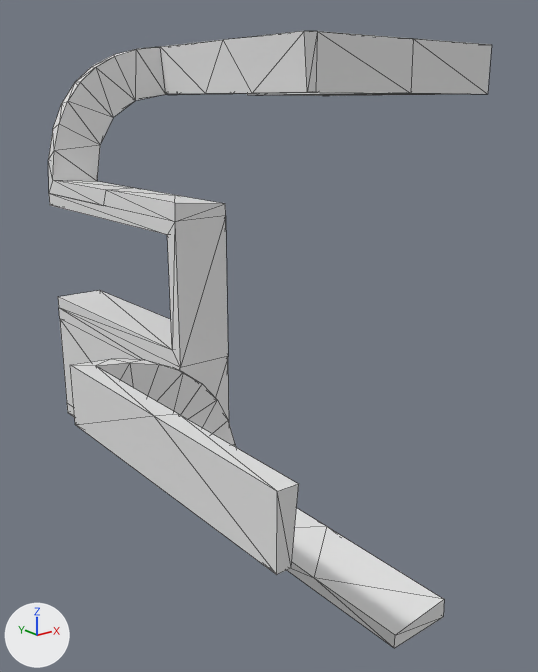
Renders of the OBJ model data/bmc/SET_4W2C/t_226.obj from each side of a commit.
Camera for both pictures: a camera (50 mm lens) standing at (-0.932, -1.032, 0.182) and looking at (-0.091, 0.019, -0.238). The lights are fixed; the arrows at lower left show +X, +Y and +Z. Mesh edges are drawn as thin lines. Where no turn or scale is listed for an object, it has been applied to the vertices.

In view in the first picture: 't_226'.
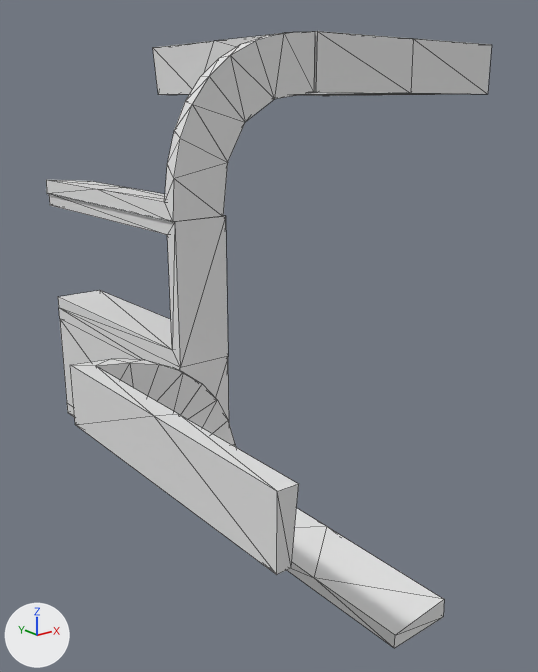
Changed parts and their boxes (x1, y1, x2, y2) in the pictures (538 x 672 px):
```json
{"object": "t_226", "change": "reshaped", "before": [48, 31, 492, 648], "after": [46, 31, 492, 648]}
{"part": 1, "of": "me_t_226", "change": "added", "after": [46, 31, 315, 222]}
{"part": 2, "of": "me_t_226", "change": "deleted", "before": [48, 31, 317, 221]}
```

Scene script edits in JSON lines:
```json
{"block": "me_t_226", "where": "# used by ob_t_226; location = (0.0, 0.0, 0.0)"}
{"op": "remove", "block": "me_t_226", "code": "me_t_226.from_pydata(...)  # 136 vertices, 292 faces; spans x -0.496..0.5, y -0.5..0.5, z -0.501..0.3"}
{"op": "add", "block": "me_t_226", "code": "me_t_226.from_pydata(...)  # 148 vertices, 300 faces; spans x -0.496..0.5, y -0.5..0.5, z -0.501..0.3"}
{"block": "me_t_226", "change": "me_t_226 part 1: a new loose piece of 48 vertices spanning x -0.304..-0.004, y 0.0..0.5, z -0.001..0.299"}
{"block": "me_t_226", "change": "me_t_226 part 2"}
{"block": "me_t_226", "change": "36 vertices are removed from x -0.3..0.0, y 0.0..0.5, z 0.0..0.299"}
{"block": "me_t_226", "change": "84 faces are deleted"}
```
